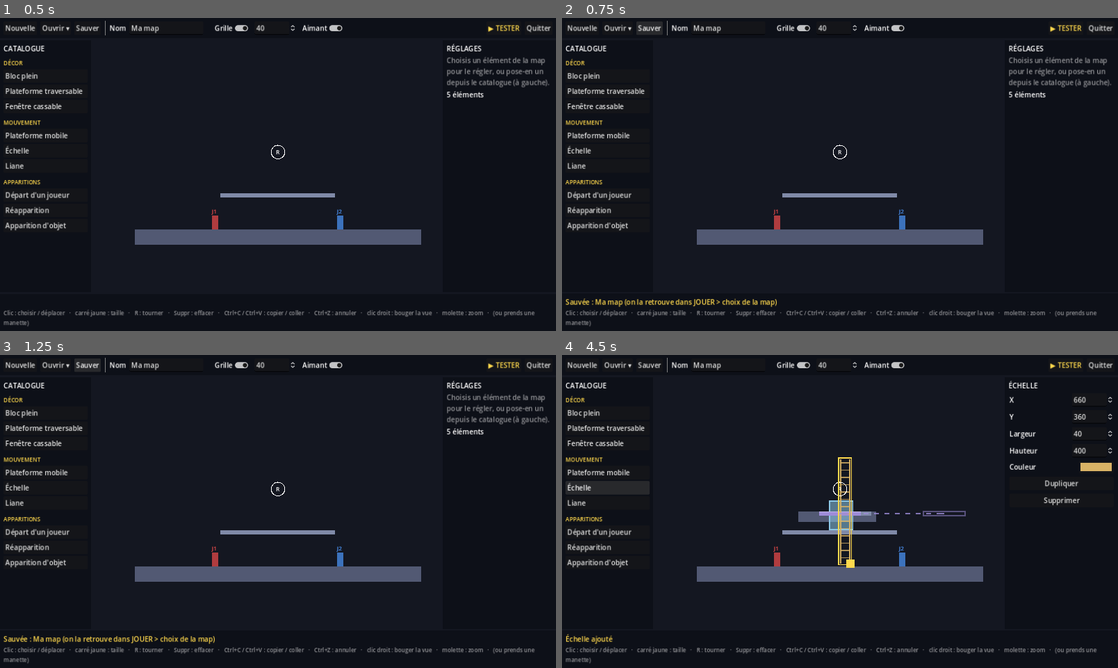
Above: before the commit, frames 1-4 (two rows, left to right).
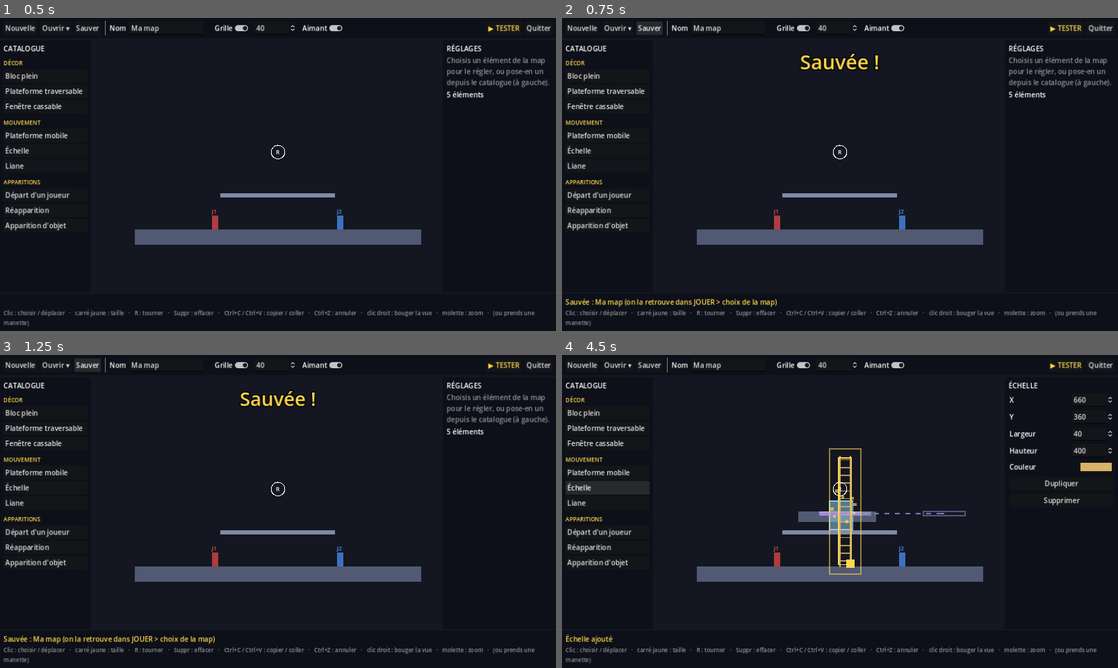
Above: after the commit, the same moments.

Repository: BBStain/jvtest
Game: Godot game, scene res://scenes/editor.tscn
The game is run twice, just before and just after one commit, with the same random seed, the same clock (stepped at 60 frames per second) and the same inputs. This scene is started directly instead of the project's main scene.
Inputs:
- Up to frame 1 (0.5 s): no input
- Up to frame 2 (0.75 s): click "Sauver" at 0.5 s
- Up to frame 3 (1.25 s): no input
- Up to frame 4 (4.5 s): click "Bloc plein" at 1.25 s; click "Plateforme traversable" at 2 s; click "Fenêtre cassable" at 2.75 s; click "Plateforme mobile" at 3.5 s; click "Échelle" at 4.25 s

Frame 1 is identical in both runs. In frame 2, 0.4% of the frame differs, in the area x 42-57%, y 11-17%; in frame 3, 0.4%; in frame 4, 0.6%, in the area x 48-54%, y 29-71%.

Commit message:
Éditeur : animations et vibrations quand on pose, prend, lâche, efface, tourne ou sauve
Co-Authored-By: Claude Opus 5.5 (1M context) <noreply@anthropic.com>
Claude-Session: https://claude.ai/code/session_01M935dn46811C87WVFhy6NT

Diff:
--- /dev/null
+++ b/scripts/editor/editor_juice.gd
@@ -0,0 +1,245 @@
+class_name EditorJuice
+extends Node2D
+## Le « jus » de l'éditeur de map : ce qui rend la construction agréable, sans rien changer à la map.
+##   - un élément posé apparaît en rebondissant, avec un cadre qui s'élargit et quelques étincelles ;
+##   - un élément pris se soulève un peu (plus gros, avec une ombre) et glisse d'une case à l'autre ;
+##   - lâché, il s'écrase un peu en se posant et fait un petit nuage de poussière ;
+##   - effacé, il part en morceaux ;
+##   - agrandi ou tourné, il fait un petit rebond ;
+##   - « Sauvée ! » apparaît en grand ;
+##   - à la manette, chaque geste fait une petite vibration.
+## Tout est dessiné par-dessus la map (comme les marqueurs de l'éditeur) ou appliqué aux nœuds d'aperçu.
+
+const GLIDE_TIME := 0.09          ## un élément qui change de place y glisse en ce temps
+const POP_TIME := 0.34
+const LAND_TIME := 0.3
+const BUMP_TIME := 0.2
+const LIFT_SCALE := 1.06          ## un élément pris est un peu plus gros
+const BIT_GRAVITY := 1400.0
+const TOAST_TIME := 1.4
+
+var editor: MapEditor
+var lifted_id := -1               ## l'élément pris (souris ou manette), -1 : aucun
+var time := 0.0                   ## pour les petites pulsations (curseur)
+
+var _anims := {}                  ## id -> l'animation en cours de son nœud d'aperçu
+var _fx: Array[Dictionary] = []   ## cadres et morceaux qui volent
+var _toast: Label
+var _toast_t := TOAST_TIME
+var _rng := RandomNumberGenerator.new()
+var _shadow: Node2D               ## l'ombre de l'élément pris, dessinée sous la map
+
+
+func _ready() -> void:
+	_shadow = Node2D.new()
+	_shadow.draw.connect(_draw_shadow)
+	editor.add_child(_shadow)
+	editor.move_child(_shadow, editor._preview.get_index())
+	_toast = UiKit.label("", 44, UiKit.HIGHLIGHT)
+	_toast.set_anchors_and_offsets_preset(Control.PRESET_CENTER_TOP)
+	_toast.position.y = 70
+	_toast.size = Vector2(600, 60)
+	_toast.position.x = -300
+	_toast.pivot_offset = Vector2(300, 30)
+	_toast.add_theme_color_override("font_outline_color", Color.BLACK)
+	_toast.add_theme_constant_override("outline_size", 10)
+	_toast.mouse_filter = Control.MOUSE_FILTER_IGNORE
+	_toast.visible = false
+	editor._ui.add_child(_toast)
+
+
+func _process(delta: float) -> void:
+	time += delta
+	for id in _anims.keys():
+		var anim: Dictionary = _anims[id]
+		var node: Node2D = editor._nodes.get(id)
+		if node == null or not is_instance_valid(node):
+			_anims.erase(id)
+			continue
+		anim.t += delta
+		var k := clampf(anim.t / anim.dur, 0.0, 1.0)
+		var smooth := 1.0 - pow(1.0 - k, 3.0)
+		node.position = (anim.pos_from as Vector2).lerp(anim.pos_to, smooth)
+		node.rotation = lerp_angle(anim.rot_from, anim.rot_to, smooth)
+		node.scale = (anim.scale_from as Vector2).lerp(anim.scale_to, _back(k) if anim.bouncy else smooth)
+		if k >= 1.0:
+			_anims.erase(id)
+	var lifted: Node2D = editor._nodes.get(lifted_id)
+	if lifted != null and is_instance_valid(lifted) and not _anims.has(lifted_id):
+		lifted.scale = lifted.scale.lerp(Vector2.ONE * LIFT_SCALE, 1.0 - exp(-20.0 * delta))
+	for fx in _fx:
+		fx.t += delta
+		for bit in fx.get("bits", []):
+			bit.v.y += BIT_GRAVITY * delta
+			bit.p += bit.v * delta
+	_fx = _fx.filter(func(fx: Dictionary) -> bool: return fx.t < fx.dur)
+	if _toast.visible:
+		_toast_t += delta
+		_toast.scale = Vector2.ONE * lerpf(0.4, 1.0, _back(clampf(_toast_t / 0.25, 0.0, 1.0)))
+		_toast.modulate.a = clampf((TOAST_TIME - _toast_t) / 0.4, 0.0, 1.0)
+		_toast.visible = _toast_t < TOAST_TIME
+	queue_redraw()
+	_shadow.queue_redraw()
+	if editor._pad != null and editor._pad.active:
+		editor._overlay.queue_redraw()  # le curseur respire
+
+
+## Rebond qui dépasse un peu puis revient (comme un ressort).
+func _back(k: float) -> float:
+	var c1 := 1.70158
+	return 1.0 + (c1 + 1.0) * pow(k - 1.0, 3.0) + c1 * pow(k - 1.0, 2.0)
+
+
+func _anim(id: int, dur: float, scale_from: Vector2, bouncy: bool) -> void:
+	var node: Node2D = editor._nodes.get(id)
+	if node == null:
+		return
+	var scale_to := Vector2.ONE * LIFT_SCALE if id == lifted_id else Vector2.ONE
+	var pos_to := node.position
+	var rot_to := node.rotation
+	if _anims.has(id):  # il glissait encore : il finit d'arriver à sa place
+		pos_to = _anims[id].pos_to
+		rot_to = _anims[id].rot_to
+	_anims[id] = {"t": 0.0, "dur": dur, "pos_from": node.position, "pos_to": pos_to,
+		"rot_from": node.rotation, "rot_to": rot_to, "scale_from": scale_from, "scale_to": scale_to, "bouncy": bouncy}
+	node.scale = scale_from
+
+
+# --- Ce que l'éditeur appelle ---
+
+## Le nœud d'un élément vient d'être refait (déplacé, tourné, agrandi) : il glisse depuis l'ancien.
+func glide(id: int, old: Node2D) -> void:
+	var node: Node2D = editor._nodes.get(id)
+	if node == null or old == null:
+		return
+	if _anims.has(id):  # une animation tourne déjà (rebond) : elle continue, vers la nouvelle place
+		var anim: Dictionary = _anims[id]
+		anim.pos_from = old.position
+		anim.rot_from = old.rotation
+		anim.pos_to = node.position
+		anim.rot_to = node.rotation
+		anim.t = 0.0
+		anim.dur = maxf(anim.dur, GLIDE_TIME)
+		node.position = old.position
+		node.rotation = old.rotation
+		node.scale = old.scale
+		return
+	if old.position == node.position and is_equal_approx(old.rotation, node.rotation) and old.scale == Vector2.ONE:
+		return
+	var scale_keep := old.scale
+	_anims[id] = {"t": 0.0, "dur": GLIDE_TIME, "pos_from": old.position, "pos_to": node.position,
+		"rot_from": old.rotation, "rot_to": node.rotation, "scale_from": scale_keep,
+		"scale_to": Vector2.ONE * LIFT_SCALE if id == lifted_id else Vector2.ONE, "bouncy": false}
+	node.position = old.position
+	node.rotation = old.rotation
+	node.scale = scale_keep
+
+
+## Un élément vient d'être posé : il apparaît en rebondissant.
+func pop(element: Dictionary) -> void:
+	_anim(element.id, POP_TIME, Vector2(0.3, 0.3), true)
+	var rect := MapData.bounds_of(element)
+	_fx.append({"kind": "ring", "rect": rect, "color": UiKit.HIGHLIGHT, "t": 0.0, "dur": 0.4})
+	_fx.append({"kind": "bits", "color": UiKit.HIGHLIGHT, "t": 0.0, "dur": 0.5,
+		"bits": _bits(rect.get_center(), 8, 380.0, -250.0)})
+	rumble(0.25, 0.0, 0.08)
+
+
+## Un élément est pris : il se soulève.
+func lift(id: int) -> void:
+	lifted_id = id
+	rumble(0.15, 0.0, 0.05)
+
+
+## Un élément pris est lâché : s'il a bougé, il s'écrase un peu en se posant.
+func land(element: Dictionary, moved: bool) -> void:
+	lifted_id = -1
+	if element.is_empty():
+		return
+	if not moved:
+		_anim(element.id, 0.12, Vector2.ONE * LIFT_SCALE, false)
+		return
+	_anim(element.id, LAND_TIME, Vector2(1.14, 0.84), true)
+	var rect := MapData.bounds_of(element)
+	var bottom := Vector2(rect.get_center().x, rect.end.y)
+	var dust := _bits(bottom, 6, 220.0, -120.0)
+	for bit in dust:
+		bit.v.y = minf(bit.v.y, -40.0)
+	_fx.append({"kind": "bits", "color": Color(1, 1, 1, 0.7), "t": 0.0, "dur": 0.35, "bits": dust})
+	rumble(0.4, 0.2, 0.1)
+
+
+## Agrandi, rétréci, tourné : un petit rebond.
+func bump(element: Dictionary) -> void:
+	_anim(element.id, BUMP_TIME, Vector2.ONE * 1.08, true)
+	rumble(0.12, 0.0, 0.04)
+
+
+## Effacé : il part en morceaux.
+func puff(element: Dictionary) -> void:
+	_anims.erase(element.id)
+	var rect := MapData.bounds_of(element)
+	var color := MapData.color(element) if element.has("color") else Color.WHITE
+	_fx.append({"kind": "bits", "color": color, "t": 0.0, "dur": 0.6, "bits": _bits(rect.get_center(), 12, 520.0, -350.0)})
+	rumble(0.3, 0.35, 0.12)
+
+
+## Toute la map vient d'être remplacée (annuler, ouvrir...) : on oublie les animations.
+func reset() -> void:
+	_anims.clear()
+	lifted_id = -1
+
+
+func toast(text: String) -> void:
+	_toast.text = text
+	_toast_t = 0.0
+	_toast.visible = true
+	rumble(0.3, 0.3, 0.15)
+
+
+## Une petite vibration de la manette (seulement si on joue à la manette).
+func rumble(weak: float, strong: float, duration: float) -> void:
+	if editor._pad == null or not editor._pad.active:
+		return
+	for device in EditorPad.MAX_PADS:
+		Input.start_joy_vibration(device, weak, strong, duration)
+
+
+func _bits(center: Vector2, count: int, speed: float, lift_speed: float) -> Array:
+	var bits := []
+	for i in count:
+		var angle := TAU * i / count + _rng.randf_range(-0.3, 0.3)
+		var v := Vector2.RIGHT.rotated(angle) * speed * _rng.randf_range(0.5, 1.0)
+		v.y += lift_speed
+		bits.append({"p": center, "v": v})
+	return bits
+
+
+func _draw_shadow() -> void:
+	var lifted: Node2D = editor._nodes.get(lifted_id)
+	if lifted == null or not is_instance_valid(lifted):
+		return
+	var px := 1.0 / editor._camera.zoom.x
+	for element in editor.data.elements:
+		if element.id == lifted_id:
+			_shadow.draw_set_transform(lifted.position + Vector2(10, 14) * px, lifted.rotation)
+			var half := MapData.size_of(element) / 2.0
+			var offset := MapData.center_of(element) - MapData.vec(element, "pos")
+			_shadow.draw_rect(Rect2(offset - half, half * 2.0), Color(0, 0, 0, 0.4))
+			_shadow.draw_set_transform(Vector2.ZERO)
+			return
+
+
+func _draw() -> void:
+	var px := 1.0 / editor._camera.zoom.x
+	for fx in _fx:
+		var k: float = fx.t / fx.dur
+		var color: Color = fx.color
+		match fx.kind:
+			"ring":
+				var rect: Rect2 = fx.rect
+				draw_rect(rect.grow((6.0 + 40.0 * k) * px), Color(color, 1.0 - k), false, 3.0 * px)
+			"bits":
+				for bit in fx.bits:
+					var size := 9.0 * (1.0 - k * 0.6) * px
+					draw_rect(Rect2(bit.p - Vector2(size, size) / 2.0, Vector2(size, size)), Color(color, 1.0 - k))
--- a/scripts/editor/editor_pad.gd
+++ b/scripts/editor/editor_pad.gd
@@ -172,6 +172,7 @@
 func release(button: int) -> void:
 	if button == JOY_BUTTON_A and dragging:
 		dragging = false
+		editor._juice.land(editor.selected(), _drag_moved)
 		if _drag_moved:
 			editor._show_props()
 
@@ -187,9 +188,11 @@
 			dragging = true
 			_drag_moved = false
 			_drag_offset = cursor - MapData.vec(picked, "pos")
+			editor._juice.lift(picked.id)
 		JOY_BUTTON_B:
 			if dragging:
 				dragging = false
+				editor._juice.land({}, false)
 				if _drag_moved:
 					editor.undo()  # l'élément revient où il était
 			else:
--- a/scripts/editor/map_editor.gd
+++ b/scripts/editor/map_editor.gd
@@ -73,6 +73,7 @@
 var _help: Label
 var _ui: CanvasLayer
 var _pad: EditorPad
+var _juice: EditorJuice
 var _catalog_buttons: Array[Button] = []
 var _catalog_types: Array[String] = []
 var _prop_rows: Array[Dictionary] = []
@@ -95,6 +96,9 @@
 	_overlay.draw.connect(_draw_overlay)
 	add_child(_overlay)
 	_build_ui()
+	_juice = EditorJuice.new()
+	_juice.editor = self
+	add_child(_juice)
 	_pad = EditorPad.new()
 	_pad.editor = self
 	add_child(_pad)
@@ -134,6 +138,7 @@
 				_snap(element)
 				_refresh(element)
 				select(element.id)
+				_juice.pop(element)
 				return element
 	var element := MapData.add_element(data, type, pos)
 	if type == "spawn_joueur":
@@ -141,6 +146,7 @@
 	_snap(element)
 	_refresh(element)
 	select(element.id)
+	_juice.pop(element)
 	_say("%s ajouté" % MapData.CATALOG[type].label)
 	return element
 
@@ -163,6 +169,7 @@
 	if element.is_empty():
 		return
 	_push_undo()
+	_juice.puff(element)
 	data.elements.erase(element)
 	if _nodes.has(element.id):
 		_nodes[element.id].queue_free()
@@ -192,6 +199,7 @@
 	_snap(element)
 	_refresh(element)
 	select(element.id)
+	_juice.pop(element)
 	return element
 
 
@@ -216,6 +224,7 @@
 	_push_undo()
 	element.rot = fposmod(float(element.get("rot", 0.0)) + degrees, 360.0)
 	_refresh(element)
+	_juice.bump(element)
 	_show_props()
 
 
@@ -244,6 +253,7 @@
 	else:
 		return
 	_refresh(element)
+	_juice.bump(element)
 	_show_props()
 
 
@@ -259,6 +269,7 @@
 		var travel := MapData.vec(element, "travel").rotated(deg_to_rad(30.0 * direction))
 		element.travel = [snappedf(travel.x, 0.01), snappedf(travel.y, 0.01)]
 		_refresh(element)
+		_juice.bump(element)
 		_show_props()
 
 
@@ -319,6 +330,8 @@
 	var ok := MapData.save(data)
 	_save_draft()
 	_say("Sauvée : %s (on la retrouve dans JOUER > choix de la map)" % data.name if ok else "Impossible de sauver")
+	if ok:
+		_juice.toast("Sauvée !")
 	return ok
 
 
@@ -387,6 +400,8 @@
 	if not event.pressed:
 		if _drag != "" and _drag_changed:
 			_show_props()
+		if _drag == "move":
+			_juice.land(selected(), _drag_changed)
 		_drag = ""
 		return
 	get_viewport().gui_release_focus()
@@ -404,6 +419,7 @@
 	select(picked.id)
 	_drag = "move"
 	_drag_offset = world - MapData.vec(picked, "pos")
+	_juice.lift(picked.id)
 
 
 func _mouse_motion(event: InputEventMouseMotion) -> void:
@@ -583,6 +599,8 @@
 # --- Aperçu de la map ---
 
 func _rebuild_all() -> void:
+	if _juice != null:
+		_juice.reset()
 	for node in _nodes.values():
 		_preview.remove_child(node)
 		node.queue_free()
@@ -596,9 +614,11 @@
 
 ## Refait l'aperçu d'un élément après un changement.
 func _refresh(element: Dictionary, changed := true) -> void:
+	var old: Node2D = null
 	if _nodes.has(element.id):
-		_preview.remove_child(_nodes[element.id])
-		_nodes[element.id].queue_free()
+		old = _nodes[element.id]
+		_preview.remove_child(old)
+		old.queue_free()
 		_nodes.erase(element.id)
 	if not element.type in MapData.POINT_TYPES:
 		var node := MapBuilder.build_element(element)
@@ -612,6 +632,8 @@
 				index += 1
 		_preview.move_child(node, index)
 		_nodes[element.id] = node
+		if old != null and _juice != null:
+			_juice.glide(element.id, old)  # il glisse de l'ancienne place à la nouvelle
 	if changed:
 		_dirty = true
 	_overlay.queue_redraw()
@@ -697,7 +719,7 @@
 			_overlay.draw_rect(Rect2(-hover_half, hover_half * 2.0).grow(3.0 * px), Color(1, 1, 1, 0.6), false, 2.0 * px)
 			_overlay.draw_set_transform(Vector2.ZERO)
 		var c := _pad.cursor
-		var arm := 14.0 * px
+		var arm := (14.0 + (4.0 if not hover.is_empty() else 0.0) + 1.5 * sin(_juice.time * 6.0)) * px
 		for offset in [Vector2(arm, 0), Vector2(0, arm)]:
 			_overlay.draw_line(c - offset, c + offset, Color.BLACK, 6.0 * px)
 			_overlay.draw_line(c - offset, c + offset, UiKit.HIGHLIGHT, 3.0 * px)
